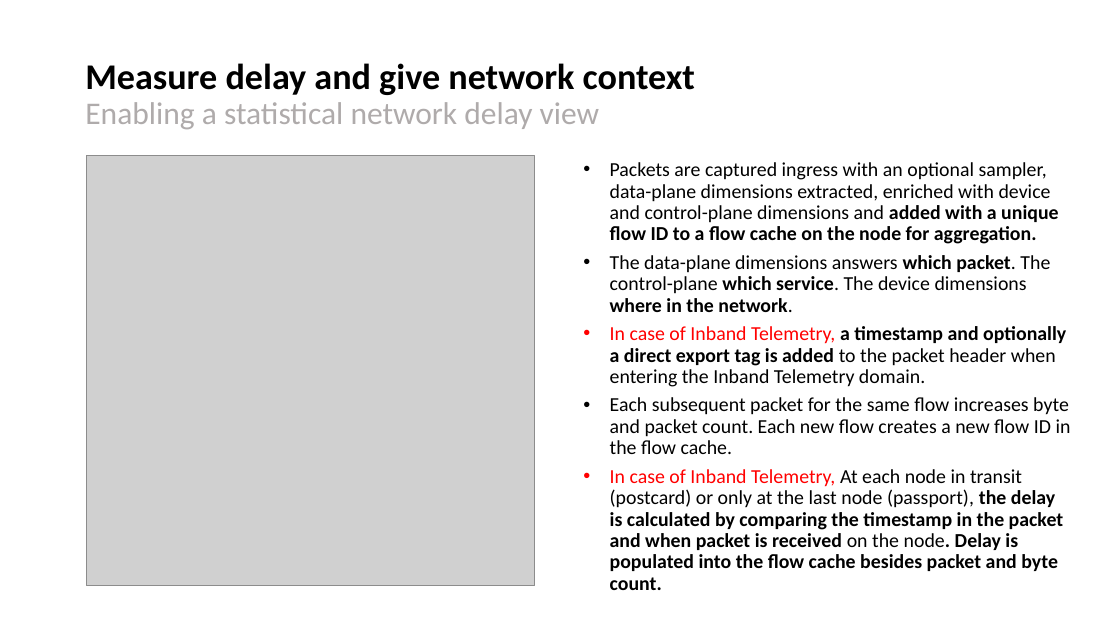
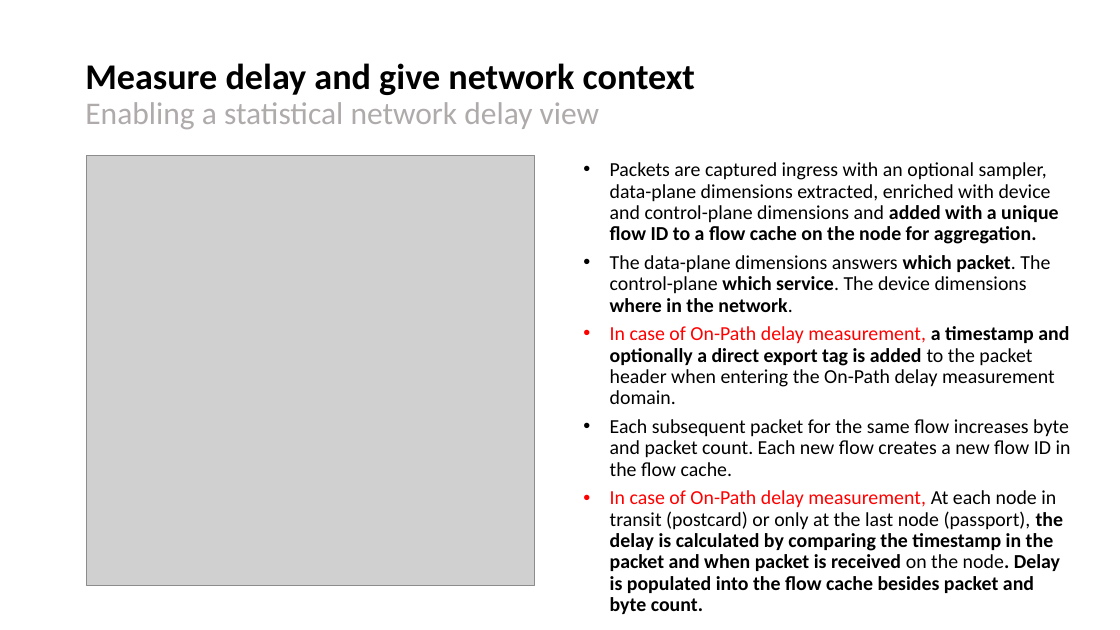
Before and after one commit to network-analytics/draft-ietf-opsawg-ipfix-on-path-telemetry, a slide deck: slide 3 of draft-tgraf-opsawg-ipfix-on-path-telemetry-00.pptx. Drawn at 1120x630 pixels with LibreOffice and Linux fonts; fonts in the diff are those of the drawing; grey boxes stand for pictures. Boxes give left, top, right and bottom in pixels: in the first picture for what was removed or moved away, otherwise in the second. Text is boxed around its words. In the diff, an @@ line names an element or a change of style, - is before the commit and + after.

```diff
--- a/draft-tgraf-opsawg-ipfix-on-path-telemetry-00.pptx
+++ b/draft-tgraf-opsawg-ipfix-on-path-telemetry-00.pptx
@@ text at (610, 326, 1069, 404): text changed @@
-• In case of Inband Telemetry, a timestamp and optionally a direct export tag is added to the packet header when entering the Inband Telemetry domain.
+• In case of On-Path delay measurement, a timestamp and optionally a direct export tag is added to the packet header when entering the On-Path delay measurement domain.
@@ text at (610, 490, 1063, 593): text changed @@
-• In case of Inband Telemetry, At each node in transit (postcard) or only at the last node (passport), the delay is calculated by comparing the timestamp in the packet and when packet is received on the node. Delay is populated into the flow cache besides packet and byte count.
+• In case of On-Path delay measurement, At each node in transit (postcard) or only at the last node (passport), the delay is calculated by comparing the timestamp in the packet and when packet is received on the node. Delay is populated into the flow cache besides packet and byte count.
```
Also in this commit, not shown: 3 other slides changed, 1 other file.
